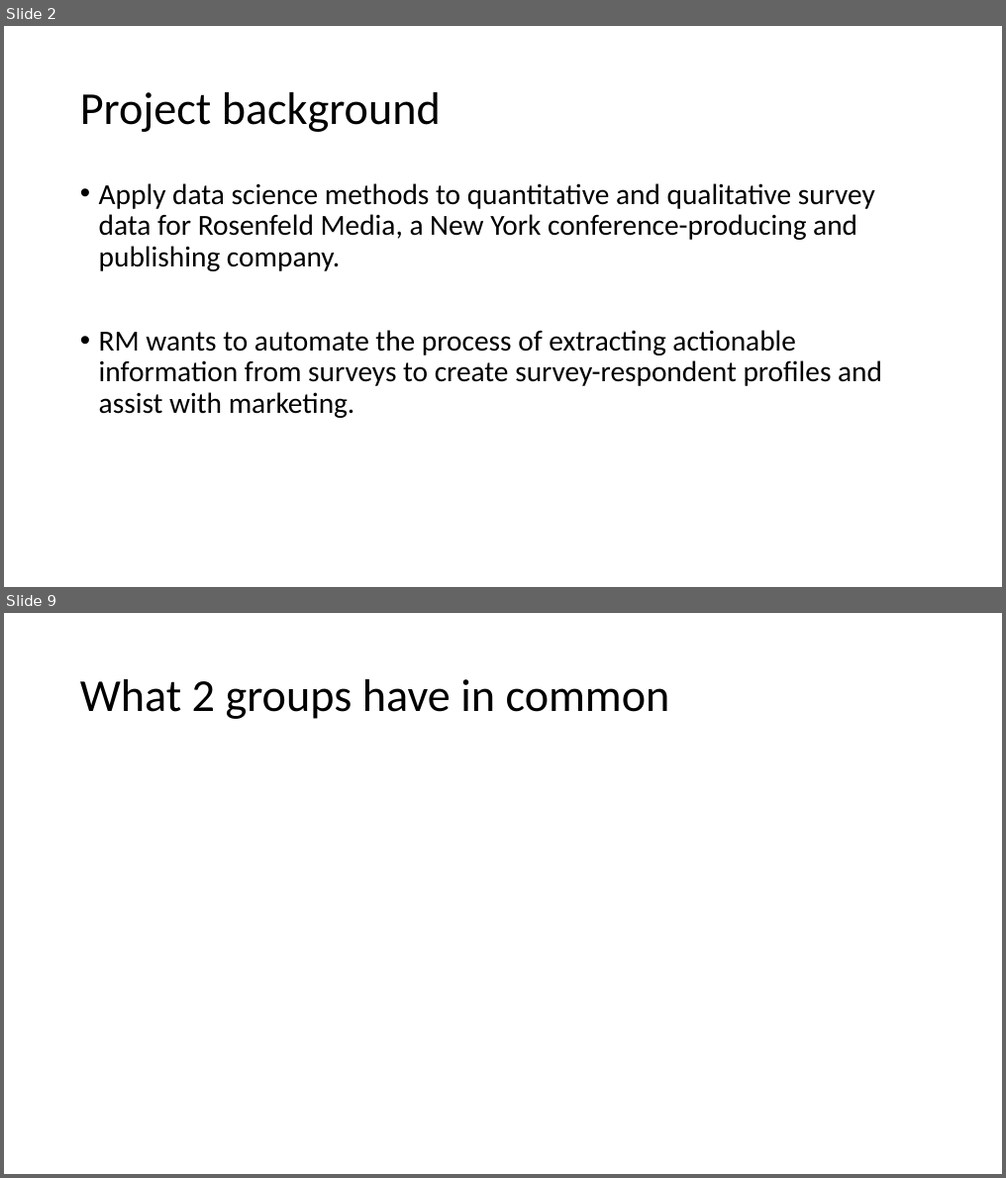
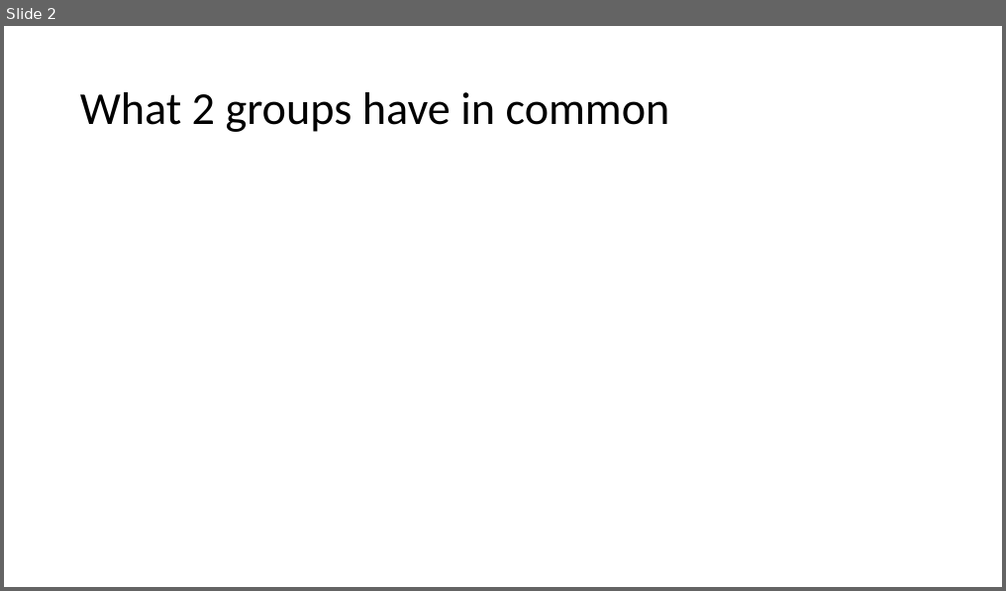
Before and after one commit to PersonaPredicta/Survey_Says..., a slide deck: New_personas.pptx. Shown one above the other, each under a label of ours: slides 2 and 9 before the commit, slide 2 after it; the slides between them are not shown. The pictures are 1006x1178 and 1006x591 pixels, drawn with LibreOffice and Linux fonts; fonts in the diff are those of the drawing. Boxes give left, top, right and bottom in pixels: in the first picture for what was removed or moved away, otherwise in the second. Text is boxed around its words. In the diff, an @@ line names an element or a change of style, - is before the commit and + after.

```diff
--- a/New_personas.pptx
+++ b/New_personas.pptx
@@ slide 2 removed at (4, 26, 1002, 587), background #FFFFFF @@
@@ title removed at (80, 92, 441, 132) @@
-Project background
@@ text removed at (99, 183, 882, 418) @@
-• Apply data science methods to quantitative and qualitative survey data for Rosenfeld Media, a New York conference-producing and publishing company.
-• RM wants to automate the process of extracting actionable information from surveys to create survey-respondent profiles and assist with marketing.
@@ what was slide 9 is now slide 2 @@
```
Also in this commit, not shown: 3 slides changed, 9 other slides removed.
